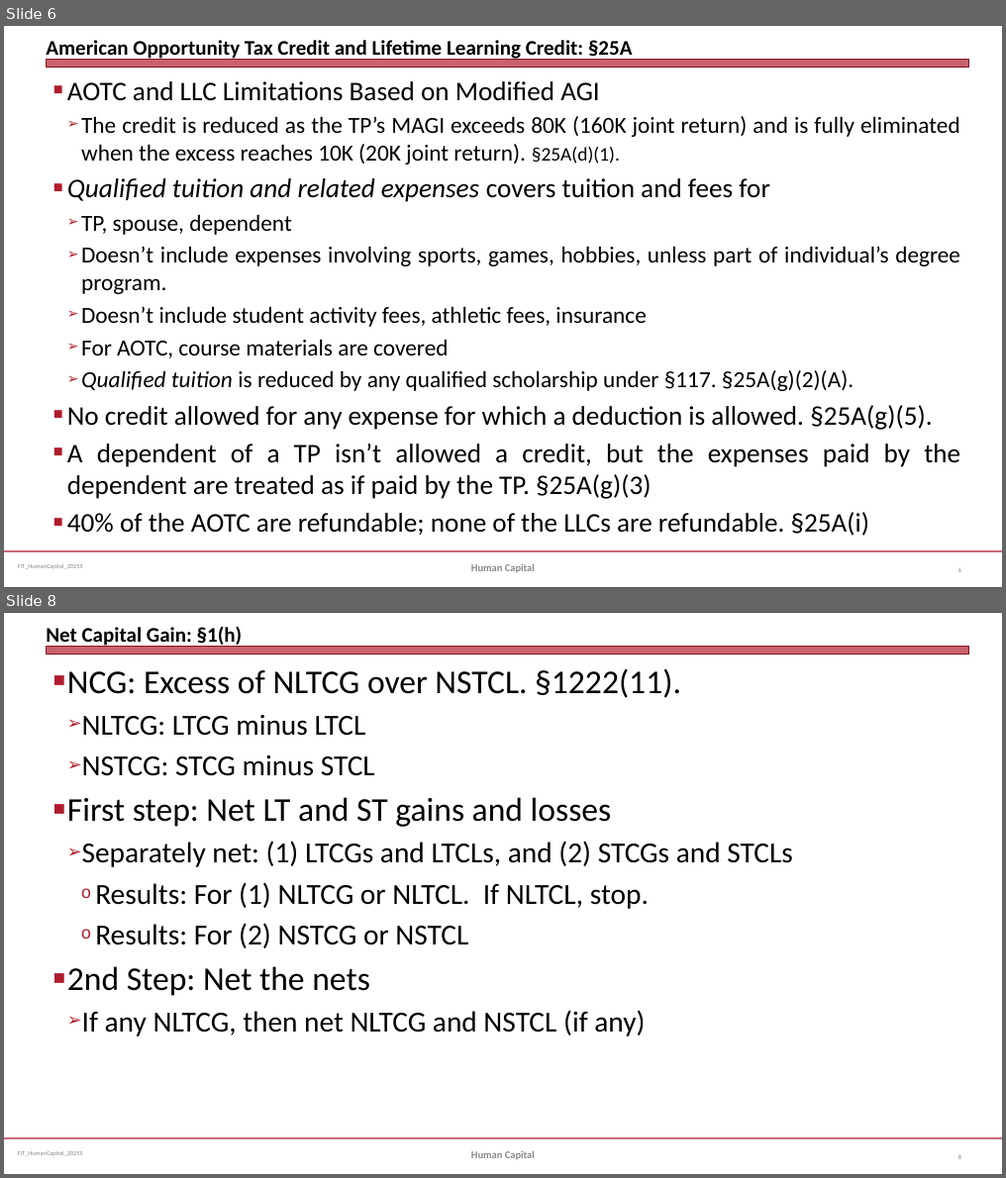
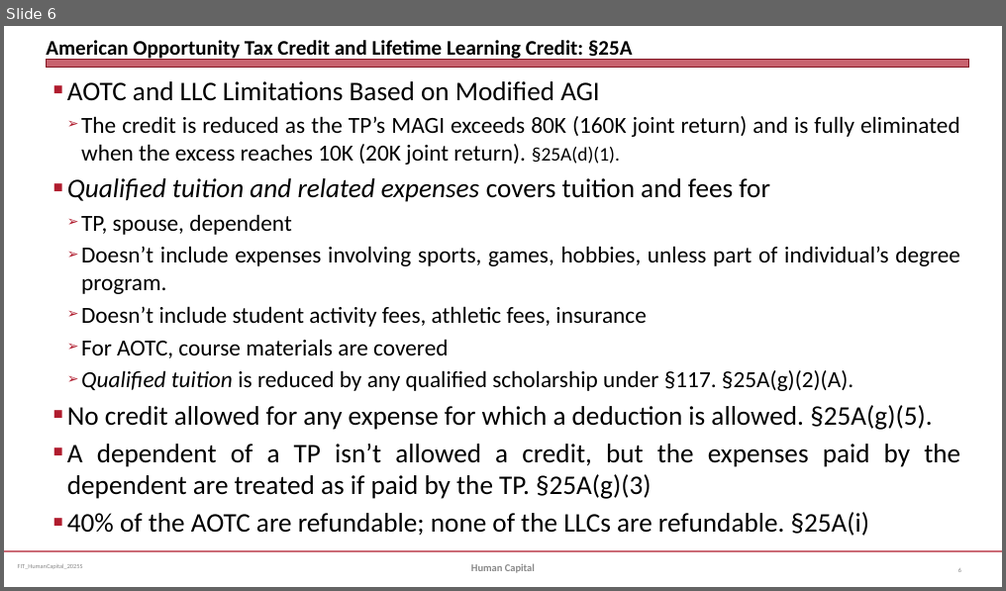
Before and after one commit to jmc877/Fed-Income-Tax, a slide deck: slides/FIT_HumanCapital_2025S.pptx. Shown one above the other, each under a label of ours: slides 6 and 8 before the commit, slide 6 after it; the slides between them are not shown. The pictures are 1006x1178 and 1006x591 pixels, drawn with LibreOffice and Linux fonts; fonts in the diff are those of the drawing. Boxes give left, top, right and bottom in pixels: in the first picture for what was removed or moved away, otherwise in the second. Text is boxed around its words. In the diff, an @@ line names an element or a change of style, - is before the commit and + after.

```diff
--- a/slides/FIT_HumanCapital_2025S.pptx
+++ b/slides/FIT_HumanCapital_2025S.pptx
@@ slide 8 removed at (4, 613, 1002, 1174), background #FFFFFF; not listed: 3 template elements that a slide beside it also shows @@
@@ title removed at (46, 626, 242, 648) @@
-Net Capital Gain: §1(h)
@@ text removed at (67, 668, 793, 1037) @@
-■ NCG: Excess of NLTCG over NSTCL. §1222(11).
-  ➢ NLTCG: LTCG minus LTCL
-  ➢ NSTCG: STCG minus STCL
-■ First step: Net LT and ST gains and losses
-  ➢ Separately net: (1) LTCGs and LTCLs, and (2) STCGs and STCLs
-    o Results: For (1) NLTCG or NLTCL. If NLTCL, stop.
-    o Results: For (2) NSTCG or NSTCL
-■ 2nd Step: Net the nets
-  ➢ If any NLTCG, then net NLTCG and NSTCL (if any)
@@ text removed at (471, 1151, 535, 1160) @@
-Human Capital
@@ page number removed at (958, 1156, 961, 1159) @@
-8
```
Also in this commit, not shown: 1 slide changed, 8 other slides removed, 2 other files.
